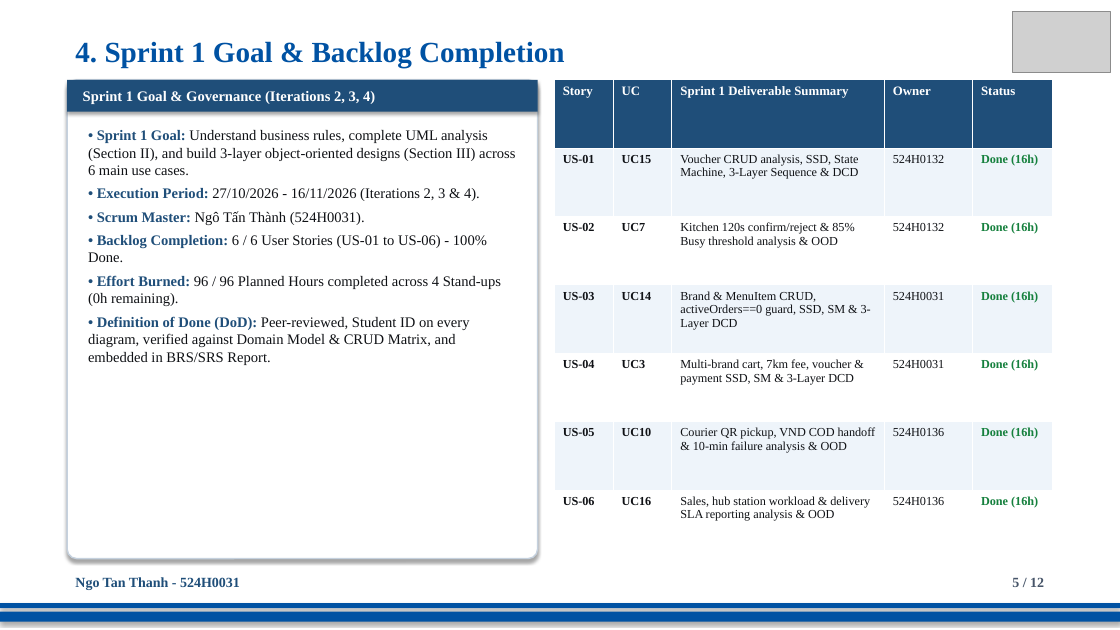
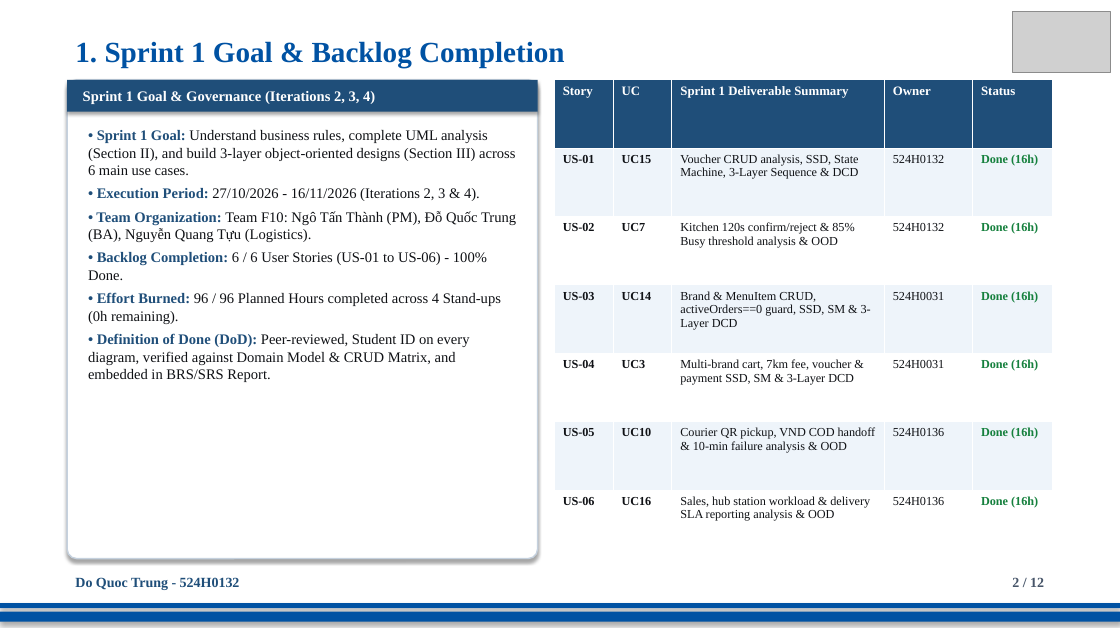
Before and after one commit to DoQuocTrung06/SaigonBite-RAD-TeamF10, a slide deck: slide 2 of Part_2/TeamF10_Presentation_for_SaigonBite.pptx (slide 5 before the commit). Drawn at 1120x630 pixels with LibreOffice and Linux fonts; fonts in the diff are those of the drawing; grey boxes stand for pictures. Boxes give left, top, right and bottom in pixels: in the first picture for what was removed or moved away, otherwise in the second. Text is boxed around its words. In the diff, an @@ line names an element or a change of style, - is before the commit and + after.

Commit message:
docs(presentation): assign Sprint 1 goal and backlog to Trung, Thanh focuses on UC3 and UC14

```diff
--- a/Part_2/TeamF10_Presentation_for_SaigonBite.pptx
+++ b/Part_2/TeamF10_Presentation_for_SaigonBite.pptx
@@ text at [75,41,565,68]: text changed @@
-4. Sprint 1 Goal & Backlog Completion
+1. Sprint 1 Goal & Backlog Completion
@@ text at [88,211,516,242]: text changed @@
-• Scrum Master: Ngô Tấn Thành (524H0031).
+• Team Organization: Team F10: Ngô Tấn Thành (PM), Đỗ Quốc Trung (BA), Nguyễn Quang Tựu (Logistics).
@@ text at [75,577,240,590]: text changed @@
-Ngo Tan Thanh - 524H0031
+Do Quoc Trung - 524H0132
@@ text at [1012,577,1044,587]: text changed @@
-5 / 12
+2 / 12
```
Also in this commit, not shown: 4 other slides changed.
